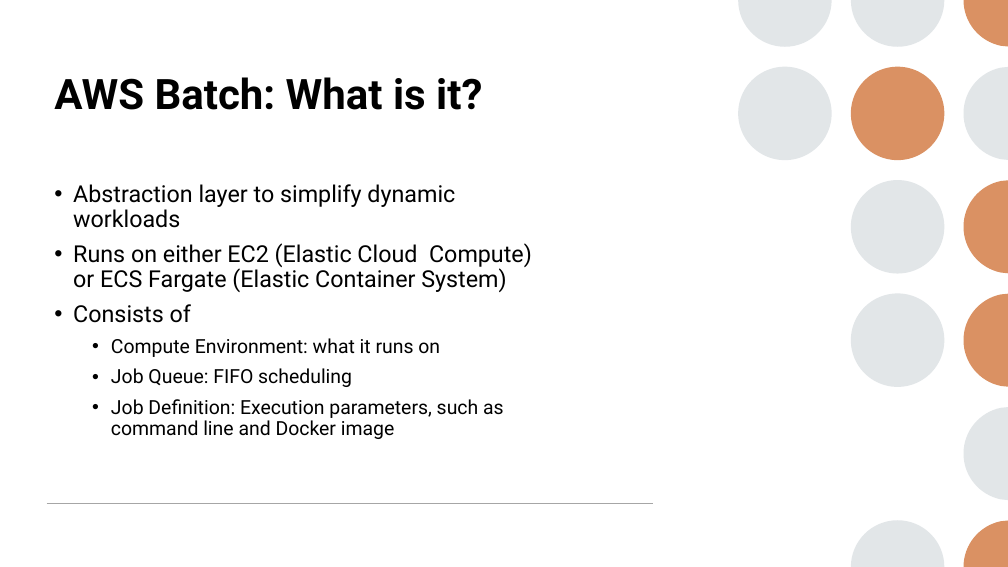
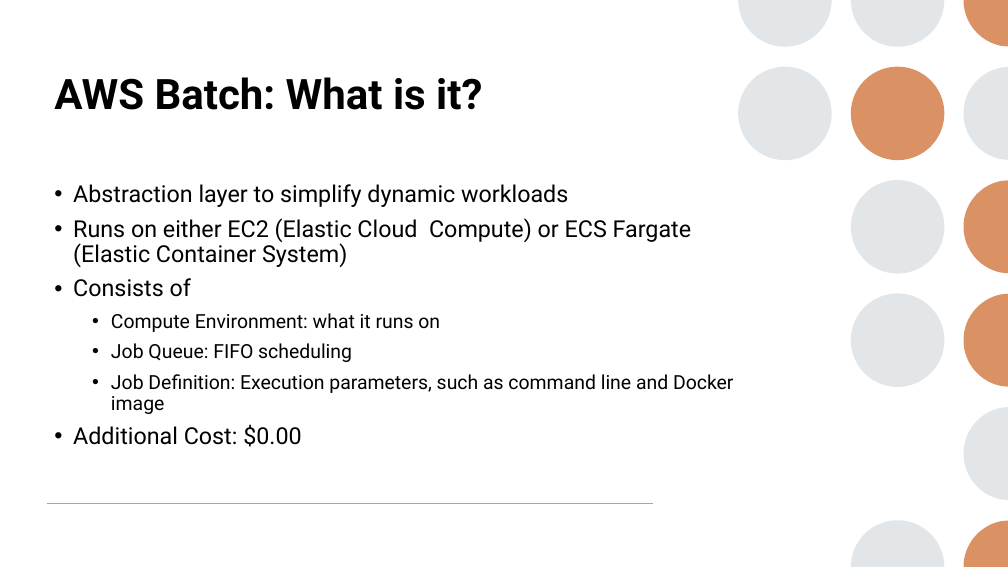
Before and after one commit to krcourville/aws-batch-python-runner, a slide deck: slide 2 of presentation/aws-batch-runner.pptx. Drawn at 1008x567 pixels with LibreOffice and Linux fonts; fonts in the diff are those of the drawing. Boxes give left, top, right and bottom in pixels: in the first picture for what was removed or moved away, otherwise in the second. Text is boxed around its words. In the diff, an @@ line names an element or a change of style, - is before the commit and + after.

Commit message:
one more bullet

```diff
--- a/presentation/aws-batch-runner.pptx
+++ b/presentation/aws-batch-runner.pptx
@@ text at (73, 424, 302, 447): paragraph added @@
+• Additional Cost: $0.00
```
